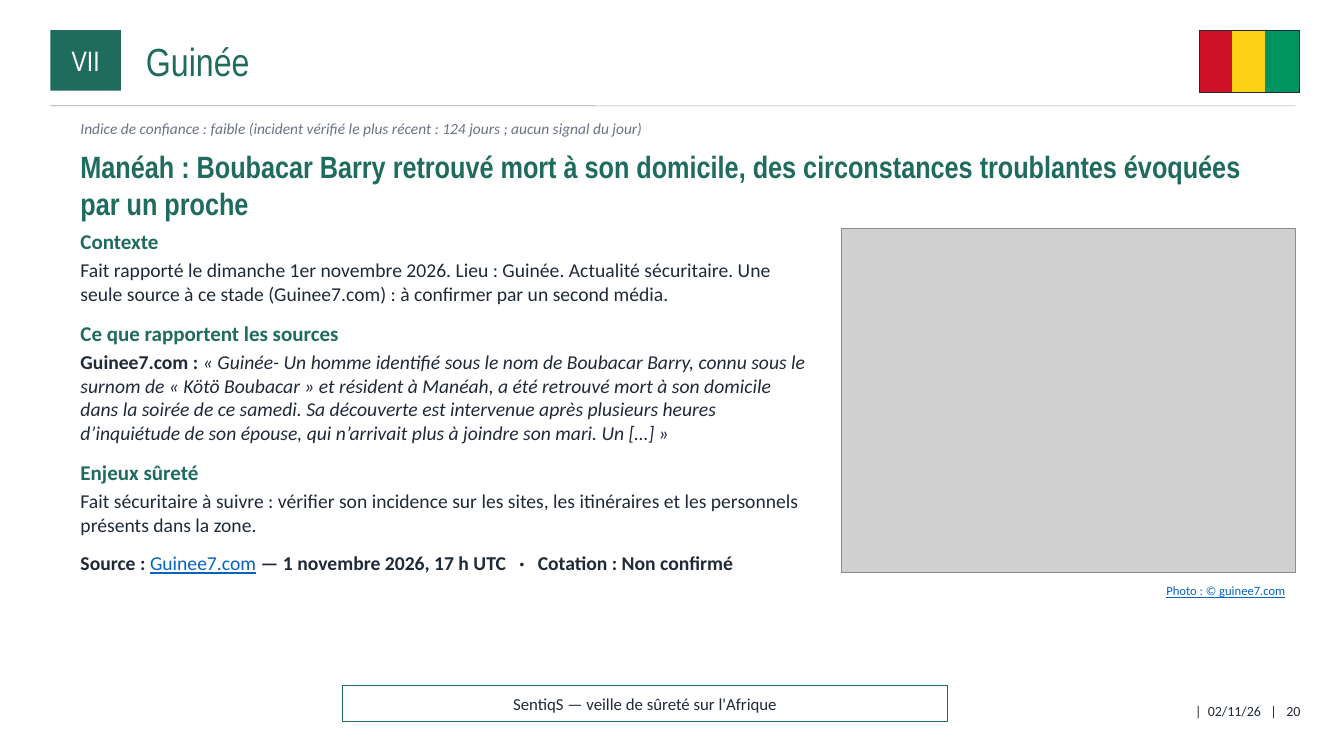
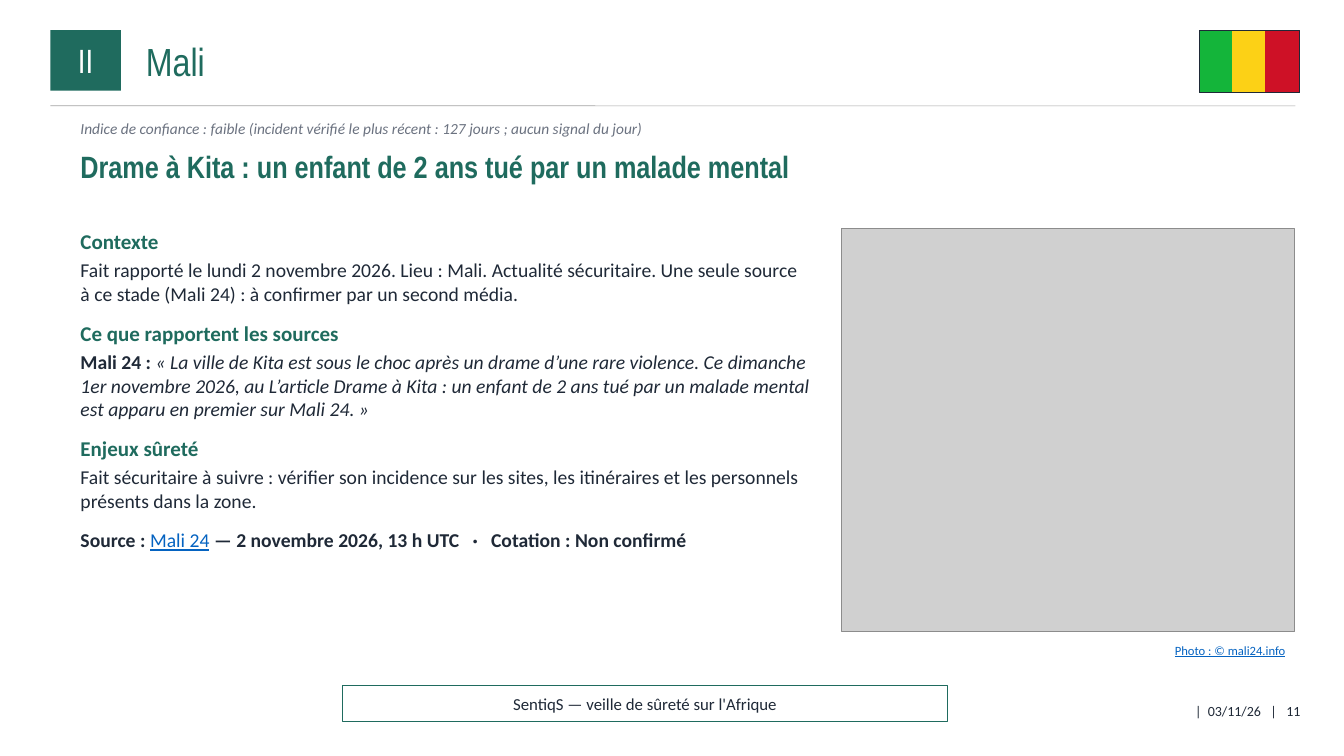
Before and after one commit to ytl1-ops/SentiqS, a slide deck: slide 11 of web/rapports/mensuel/2026-11.pptx (slide 20 before the commit). Drawn at 1344x756 pixels with LibreOffice and Linux fonts; fonts in the diff are those of the drawing; grey boxes stand for pictures. Boxes give left, top, right and bottom in pixels: in the first picture for what was removed or moved away, otherwise in the second. Text is boxed around its words. In the diff, an @@ line names an element or a change of style, - is before the commit and + after.

```diff
--- a/web/rapports/mensuel/2026-11.pptx
+++ b/web/rapports/mensuel/2026-11.pptx
@@ text in rectangle at <box>78,50,93,73</box>: text changed; size 20 to 24 pt @@
-VII
+II
@@ text at <box>146,47,205,77</box>: text changed @@
-Guinée
+Mali
@@ rectangle at <box>1200,30,1233,93</box>: fill #CE1126 to #14B53A; outline #CE1126 1 pt to #14B53A 1 pt @@
@@ rectangle at <box>1266,30,1300,93</box>: fill #009460 to #CE1126; outline #009460 1 pt to #CE1126 1 pt @@
@@ text at <box>80,123,641,137</box>: text changed @@
-Indice de confiance : faible (incident vérifié le plus récent : 124 jours ; aucun signal du jour)
+Indice de confiance : faible (incident vérifié le plus récent : 127 jours ; aucun signal du jour)
@@ text at <box>80,155,789,185</box>: text changed @@
-Manéah : Boubacar Barry retrouvé mort à son domicile, des circonstances troublantes évoquées par un proche
+Drame à Kita : un enfant de 2 ans tué par un malade mental
@@ picture: place and size @@
-picture at <box>842,229,1296,573</box>
+picture at <box>842,229,1295,632</box>
@@ text at <box>80,263,797,304</box>: text changed @@
-Fait rapporté le dimanche 1er novembre 2026. Lieu : Guinée. Actualité sécuritaire. Une seule source à ce stade (Guinee7.com) : à confirmer par un second média.
+Fait rapporté le lundi 2 novembre 2026. Lieu : Mali. Actualité sécuritaire. Une seule source à ce stade (Mali 24) : à confirmer par un second média.
@@ text at <box>80,355,809,419</box>: text changed @@
-Guinee7.com : « Guinée- Un homme identifié sous le nom de Boubacar Barry, connu sous le surnom de « Kötö Boubacar » et résident à Manéah, a été retrouvé mort à son domicile dans la soirée de ce samedi. Sa découverte est intervenue après plusieurs heures d’inquiétude de son épouse, qui n’arrivait plus à joindre son mari. Un […] »
+Mali 24 : « La ville de Kita est sous le choc après un drame d’une rare violence. Ce dimanche 1er novembre 2026, au L’article Drame à Kita : un enfant de 2 ans tué par un malade mental est apparu en premier sur Mali 24. »
@@ text at <box>80,533,686,551</box>: text changed @@
-Source : Guinee7.com — 1 novembre 2026, 17 h UTC · Cotation : Non confirmé
+Source : Mali 24 — 2 novembre 2026, 13 h UTC · Cotation : Non confirmé
@@ text at <box>1175,646,1286,657</box>: text changed @@
-Photo : © guinee7.com
+Photo : © mali24.info
@@ text at <box>1208,706,1300,717</box>: text changed @@
-| 02/11/26 | 20
+| 03/11/26 | 11
```
Also in this commit, not shown: 25 other slides changed, 6 slides added, 9 other files.
